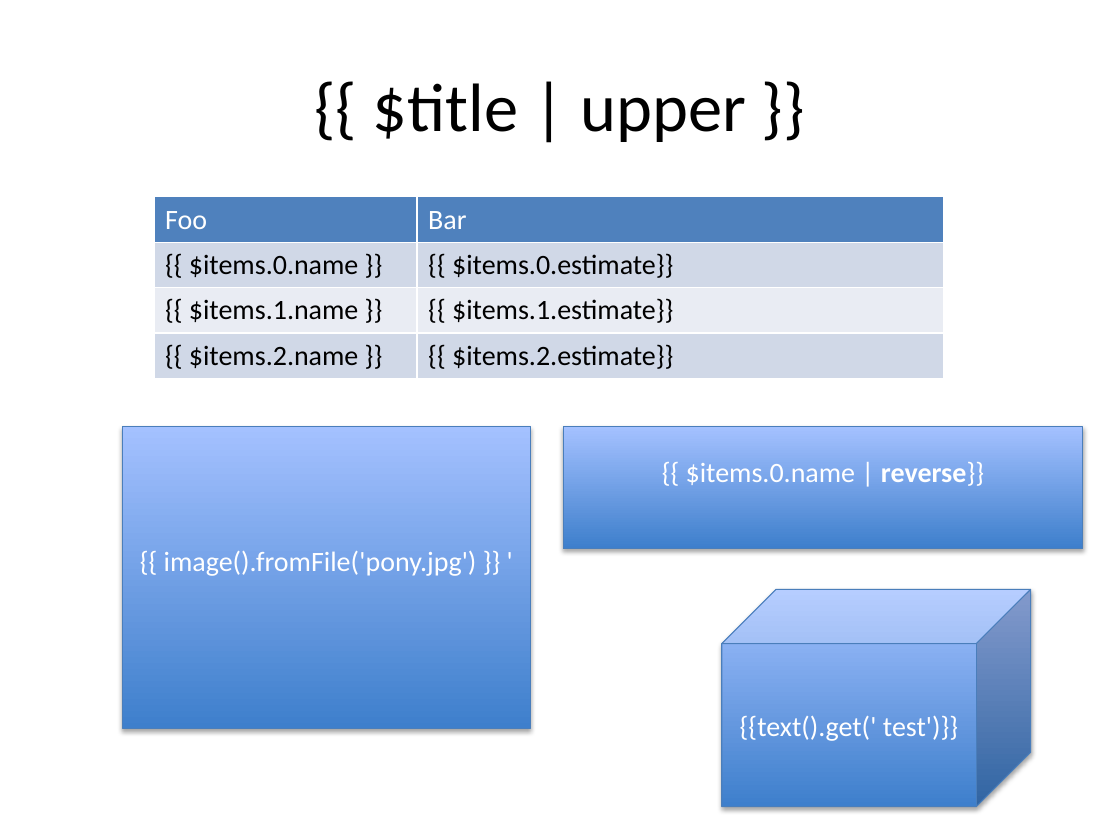
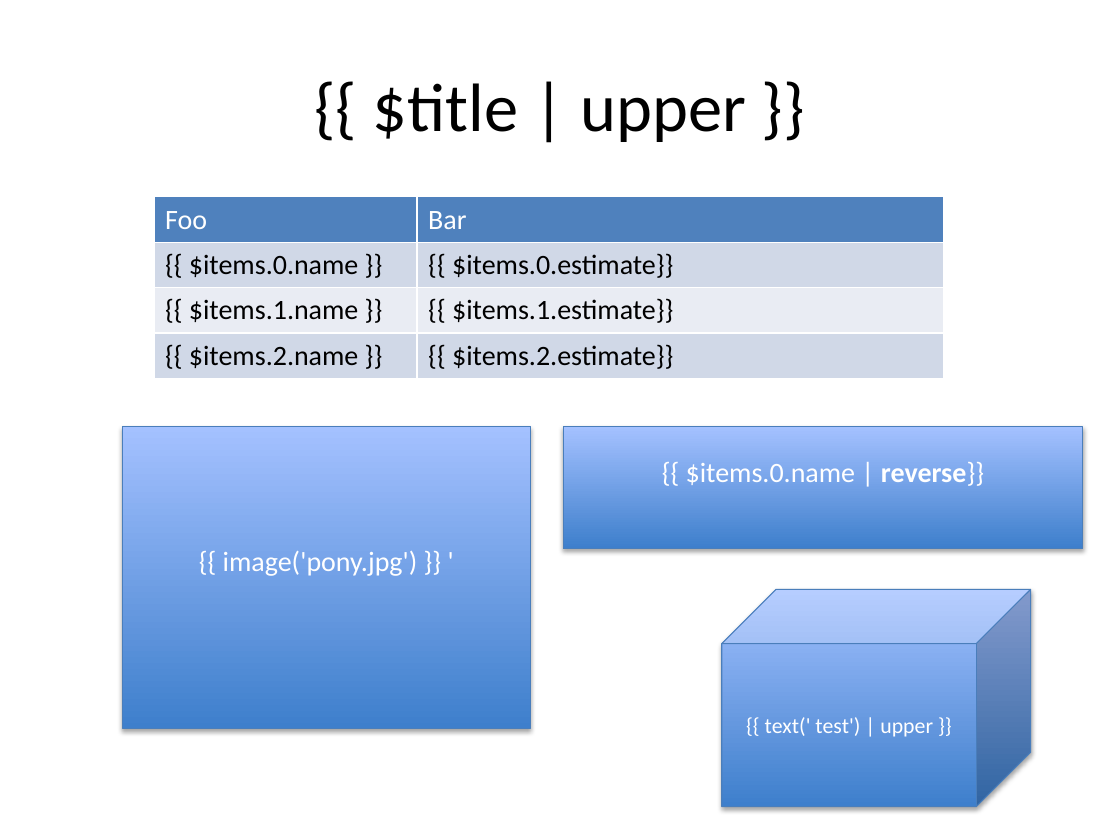
Before and after one commit to purplecode/espresso, a slide deck: slide 2 of test.pptx (slide 1 before the commit). Drawn at 1120x840 pixels with LibreOffice and Linux fonts; fonts in the diff are those of the drawing. Boxes give left, top, right and bottom in pixels: in the first picture for what was removed or moved away, otherwise in the second. Text is boxed around its words. In the diff, an @@ line names an element or a change of style, - is before the commit and + after.

```diff
--- a/test.pptx
+++ b/test.pptx
@@ text in rectangle at [223,551,418,576]: text changed @@
-{{ image().fromFile('pony.jpg') }} '
+{{ image('pony.jpg') }} '
@@ text in cube at [765,717,933,737]: text changed; size 18 to 14 pt @@
-{{text().get(' test')}}
+{{ text(' test') | upper }}
```
Also in this commit, not shown: 1 slide added, 5 other files.
